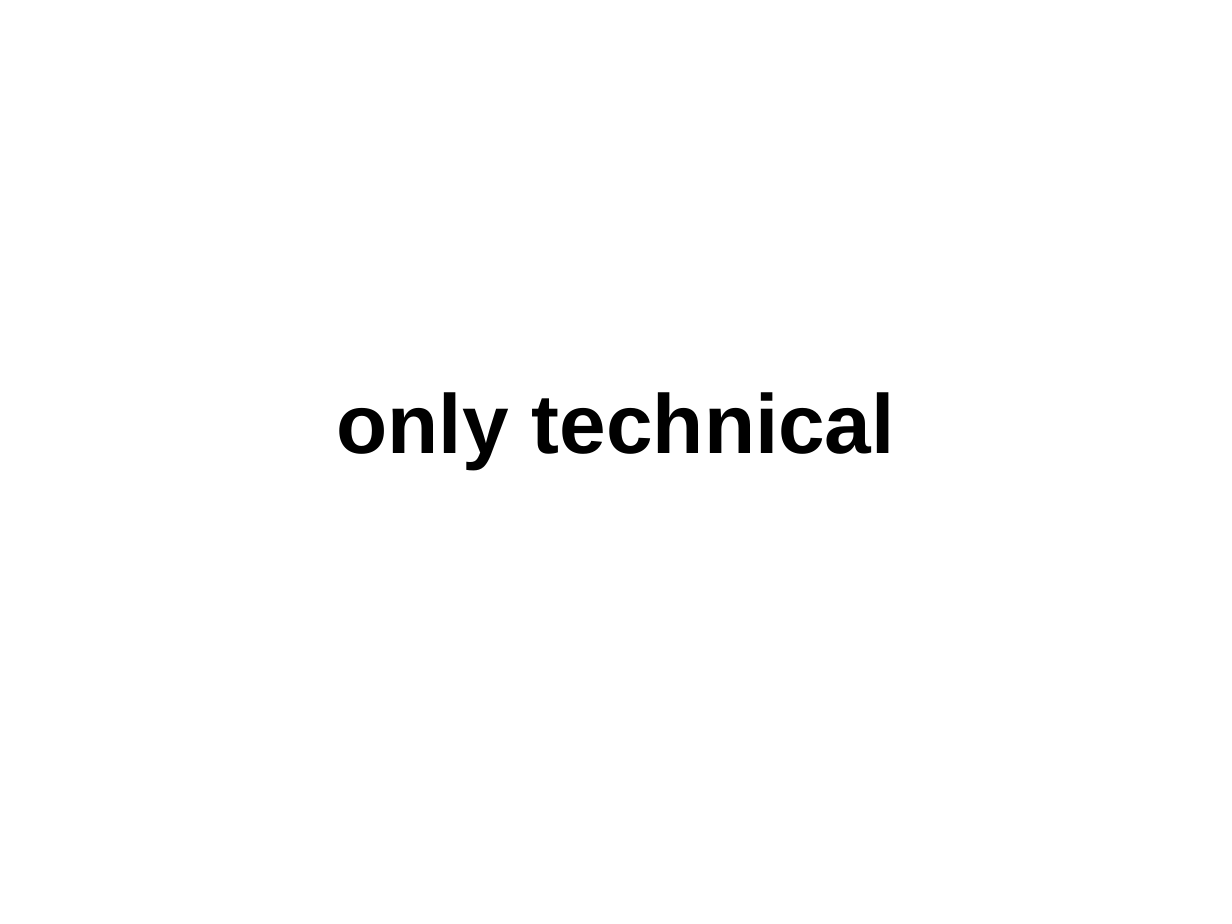
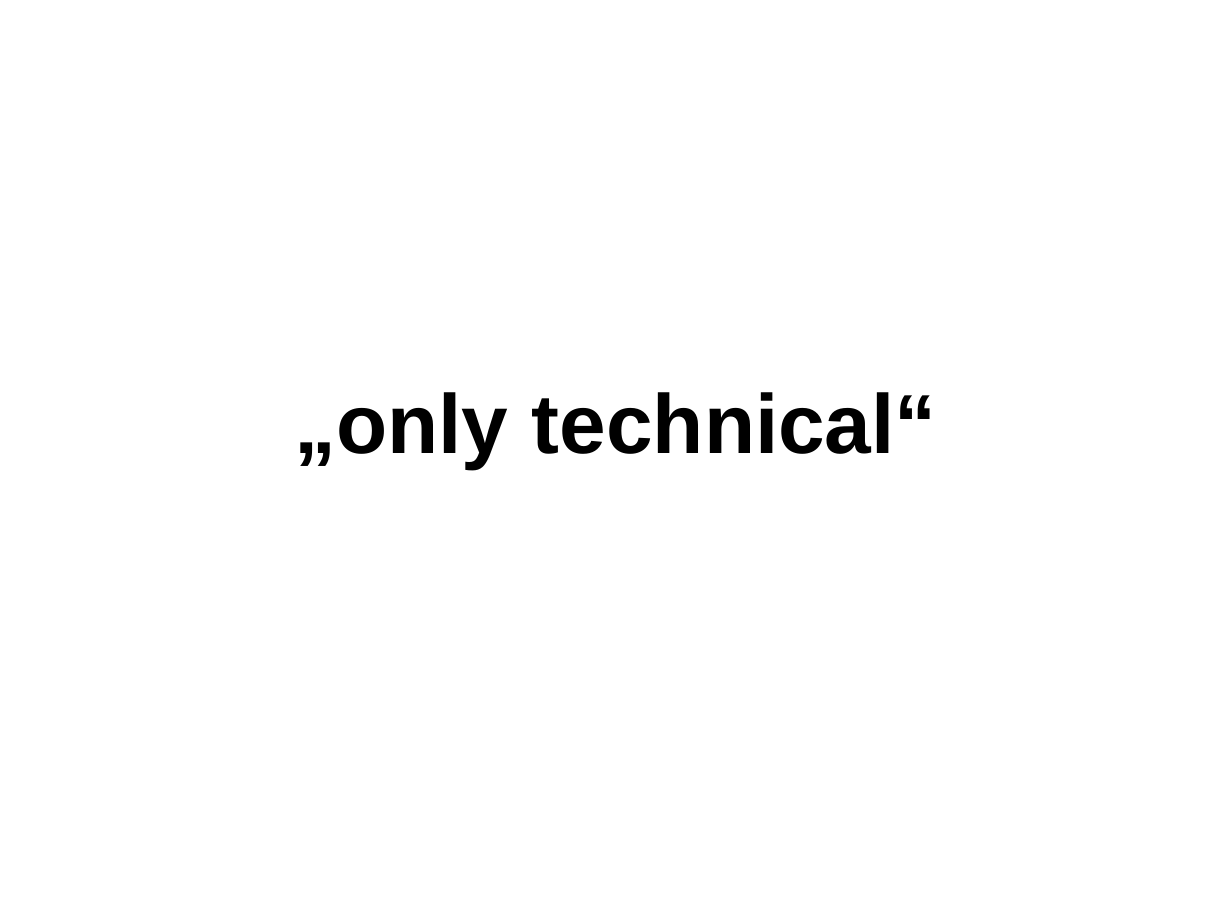
Before and after one commit to danvet/danvet.github.io, a slide deck: slide 7 of slides/lca-2018.odp. Drawn at 1232x924 pixels with LibreOffice and Linux fonts; fonts in the diff are those of the drawing. Boxes give left, top, right and bottom in pixels: in the first picture for what was removed or moved away, otherwise in the second. Text is boxed around its words. In the diff, an @@ line names an element or a change of style, - is before the commit and + after.

```diff
--- a/slides/lca-2018.odp
+++ b/slides/lca-2018.odp
@@ title at bbox=[295, 392, 937, 469]: text changed @@
-only technical
+„only technical“
```
Also in this commit, not shown: 1 other slide changed, 2 slides added.
